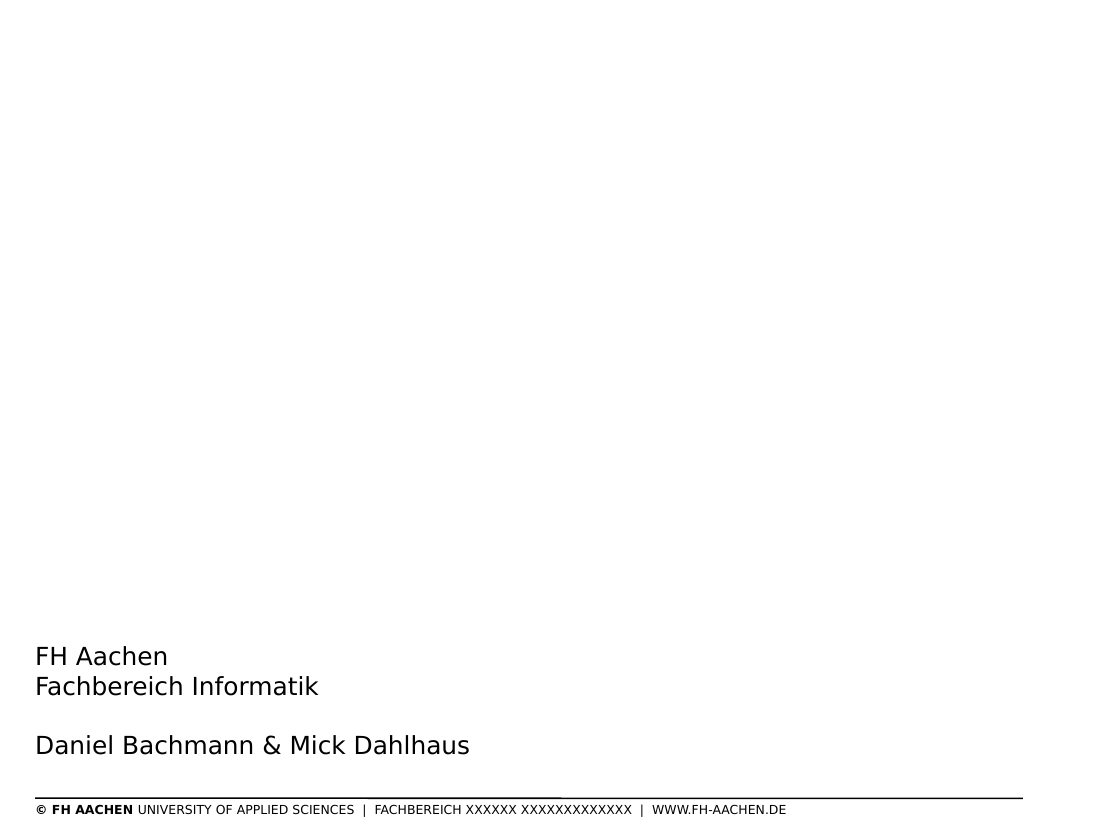
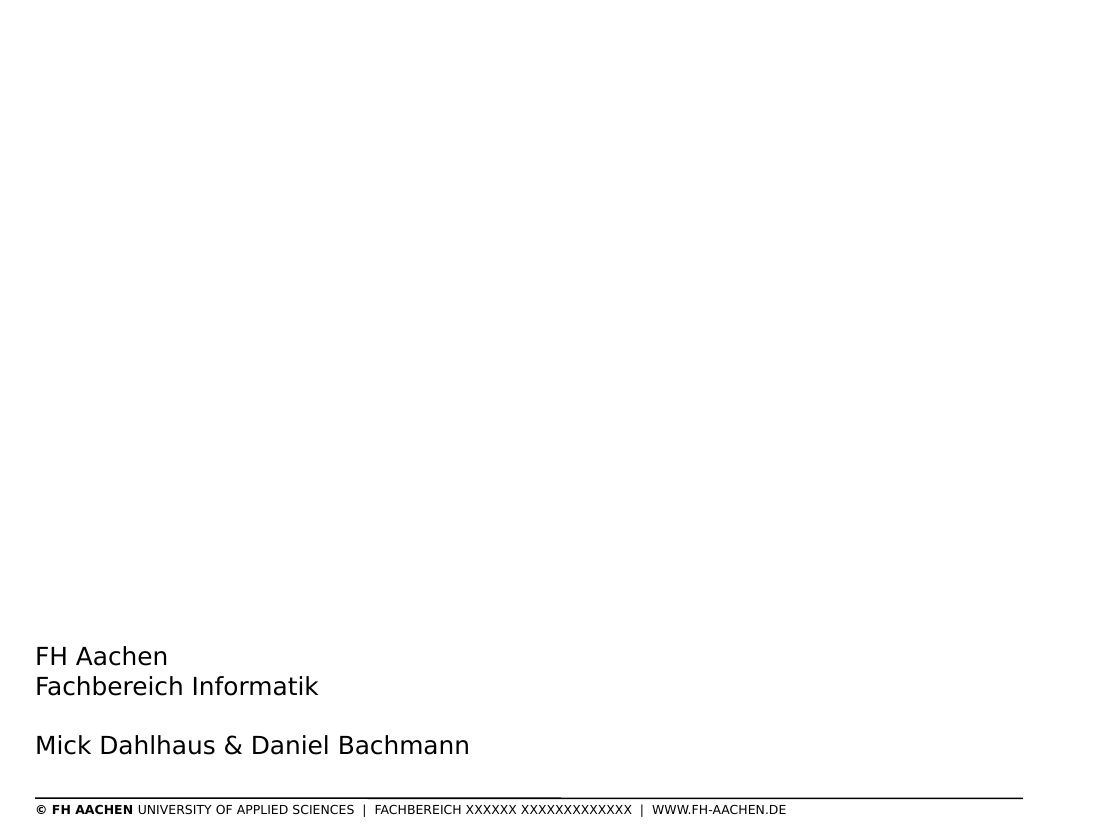
Before and after one commit to SchmickHub/Bachmann---Dahlhaus, a slide deck: slide 45 of HSM Mick(müssen noch zusammengefügt werden).pptx (slide 19 before the commit). Drawn at 1120x840 pixels with LibreOffice and Linux fonts; fonts in the diff are those of the drawing; background and template pictures are left out. Boxes give left, top, right and bottom in pixels: in the first picture for what was removed or moved away, otherwise in the second. Text is boxed around its words. In the diff, an @@ line names an element or a change of style, - is before the commit and + after.

```diff
--- a/HSM Mick(müssen noch zusammengefügt werden).pptx
+++ b/HSM Mick(müssen noch zusammengefügt werden).pptx
@@ title at (x1=35, y1=646, x2=470, y2=755): text changed @@
-FH Aachen
-Fachbereich Informatik
-Daniel Bachmann & Mick Dahlhaus
+FH Aachen
+Fachbereich Informatik
+Mick Dahlhaus & Daniel Bachmann
```
Also in this commit, not shown: 4 other slides changed, 26 slides added.
